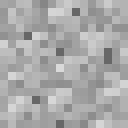
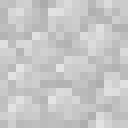
Comparing the layer stacks of the two 128x128 images. Changes:
hid "Layer 2" over [16, 8, 120, 128]
